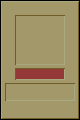
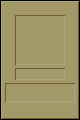
Layered file, before and after one edit (80 × 120). Changes by layer:
painted on "Player score" over [5, 100, 75, 102]
hid "Health red" over [16, 69, 64, 79]
